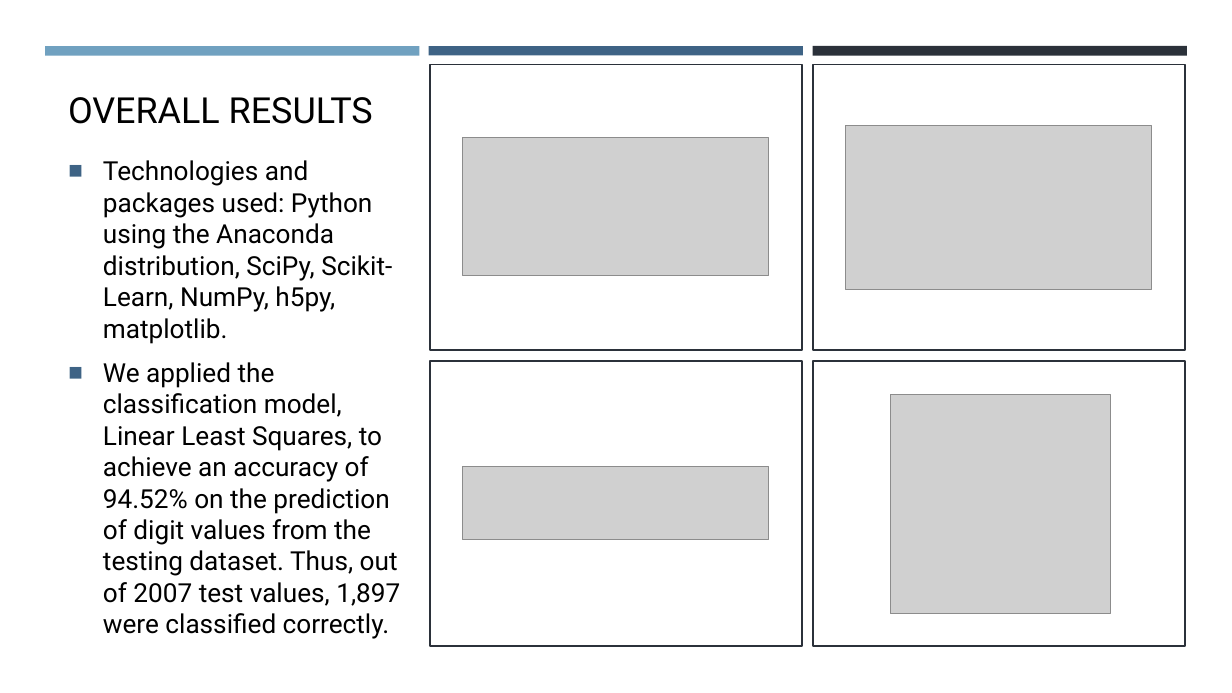
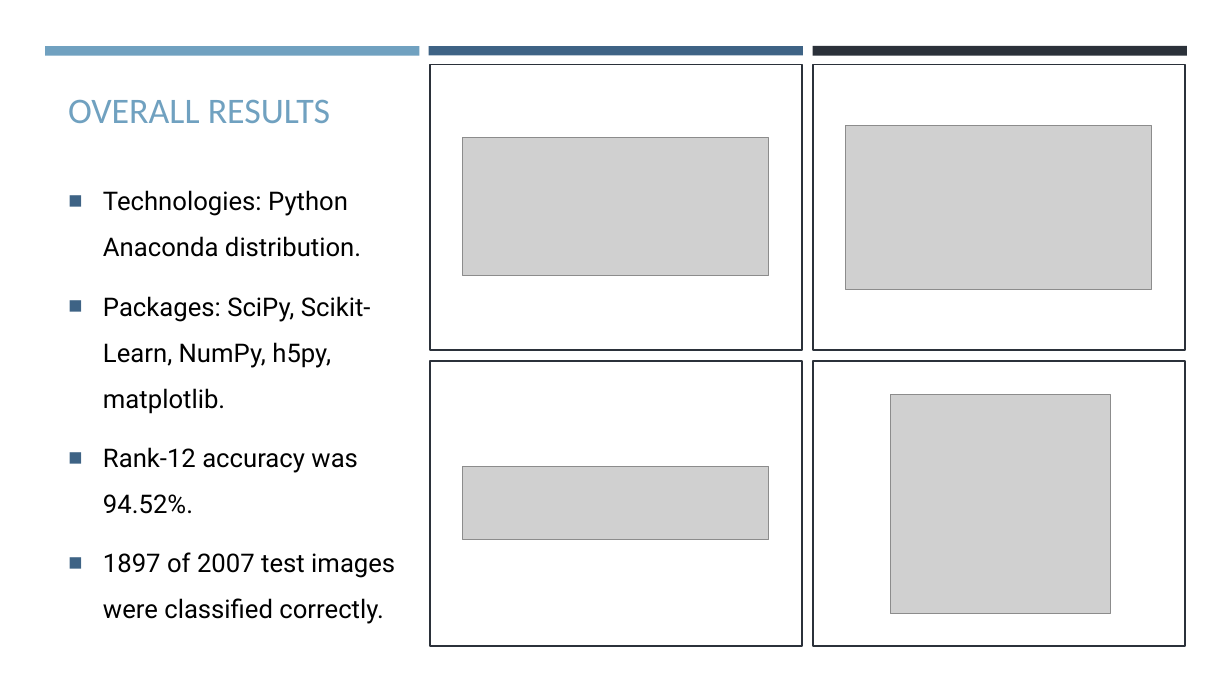
Before and after one commit to justinrnichols/Digit_Recognition, a slide deck: slide 12 of Reports/SVDPowerpoint.pptx (slide 11 before the commit). Drawn at 1232x693 pixels with LibreOffice and Linux fonts; fonts in the diff are those of the drawing; grey boxes stand for pictures. Boxes give left, top, right and bottom in pixels: in the first picture for what was removed or moved away, otherwise in the second. Text is boxed around its words. In the diff, an @@ line names an element or a change of style, - is before the commit and + after.

```diff
--- a/Reports/SVDPowerpoint.pptx
+++ b/Reports/SVDPowerpoint.pptx
@@ title "OVERALL RESULTS" at (x1=68, y1=99, x2=330, y2=123): font Roboto to Calibri, text colour #000000 to #70A1C0 @@
@@ text at (x1=103, y1=190, x2=395, y2=624): text changed; size 20.4 to 20 pt @@
-■ Technologies and packages used: Python using the Anaconda distribution, SciPy, Scikit-Learn, NumPy, h5py, matplotlib.
-■ We applied the classification model, Linear Least Squares, to achieve an accuracy of 94.52% on the prediction of digit values from the testing dataset. Thus, out of 2007 test values, 1,897 were classified correctly.
+■ Technologies: Python Anaconda distribution.
+■ Packages: SciPy, Scikit-Learn, NumPy, h5py, matplotlib.
+■ Rank-12 accuracy was 94.52%.
+■ 1897 of 2007 test images were classified correctly.
```
Also in this commit, not shown: 15 other slides changed, 2 slides added, 1 other file.
